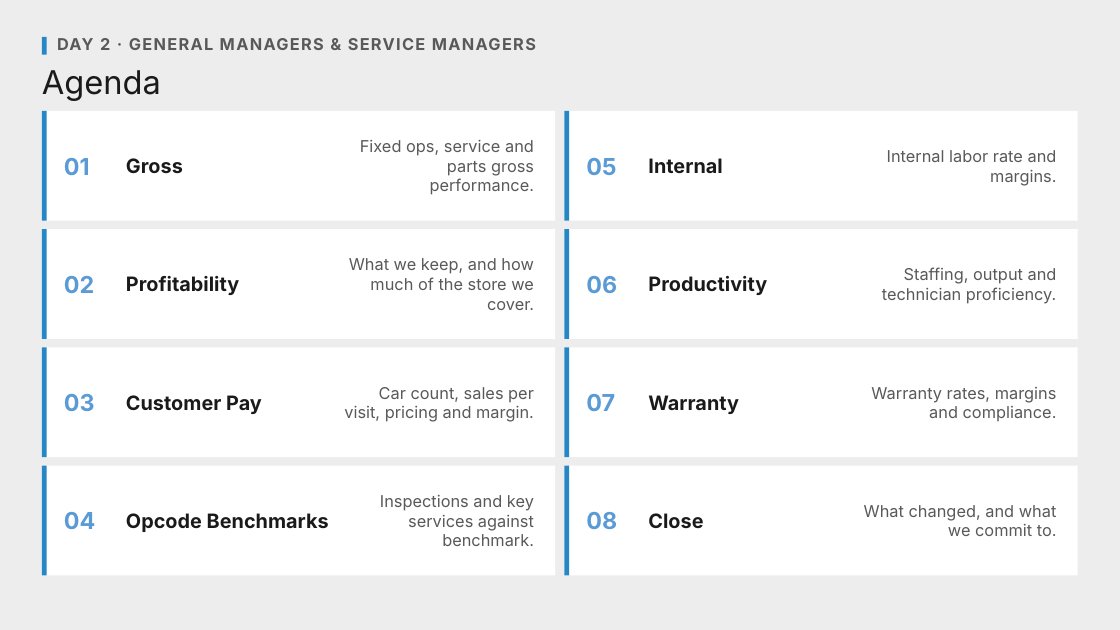
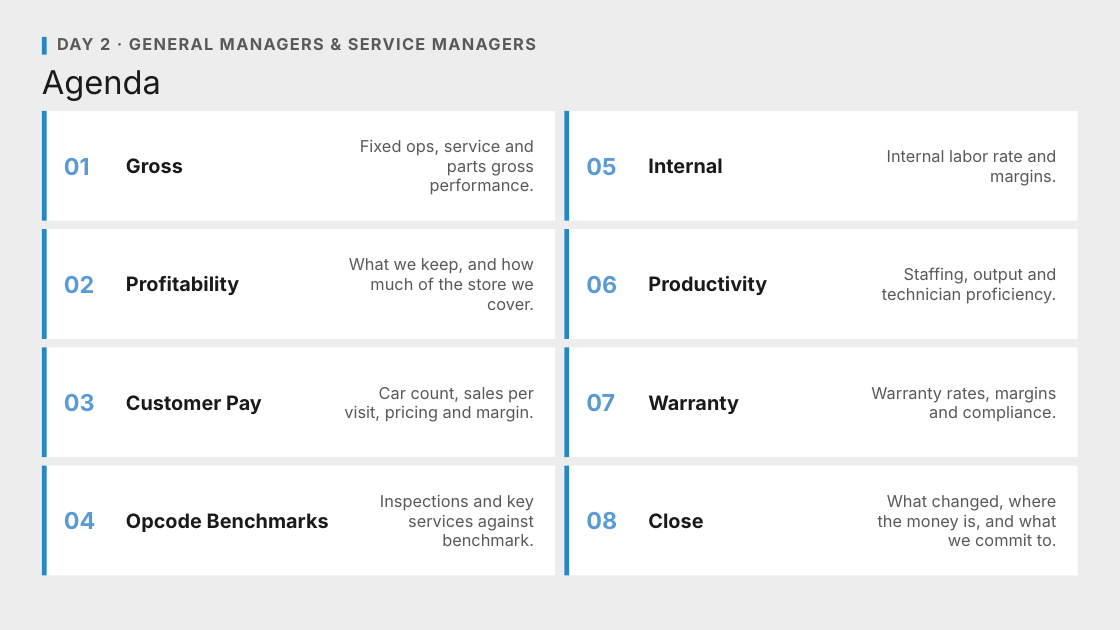
Before and after one commit to Ndresner/Noah, a slide deck: slide 1 of day2-deck/decks/Agenda - Preview.pptx. Drawn at 1120x630 pixels with LibreOffice and Linux fonts; fonts in the diff are those of the drawing. Boxes give left, top, right and bottom in pixels: in the first picture for what was removed or moved away, otherwise in the second. Text is boxed around its words. In the diff, an @@ line names an element or a change of style, - is before the commit and + after.

```diff
--- a/day2-deck/decks/Agenda - Preview.pptx
+++ b/day2-deck/decks/Agenda - Preview.pptx
@@ text at [878, 495, 1057, 546]: text changed @@
-What changed, and what we commit to.
+What changed, where the money is, and what we commit to.
```
Also in this commit, not shown: 1 other file.
